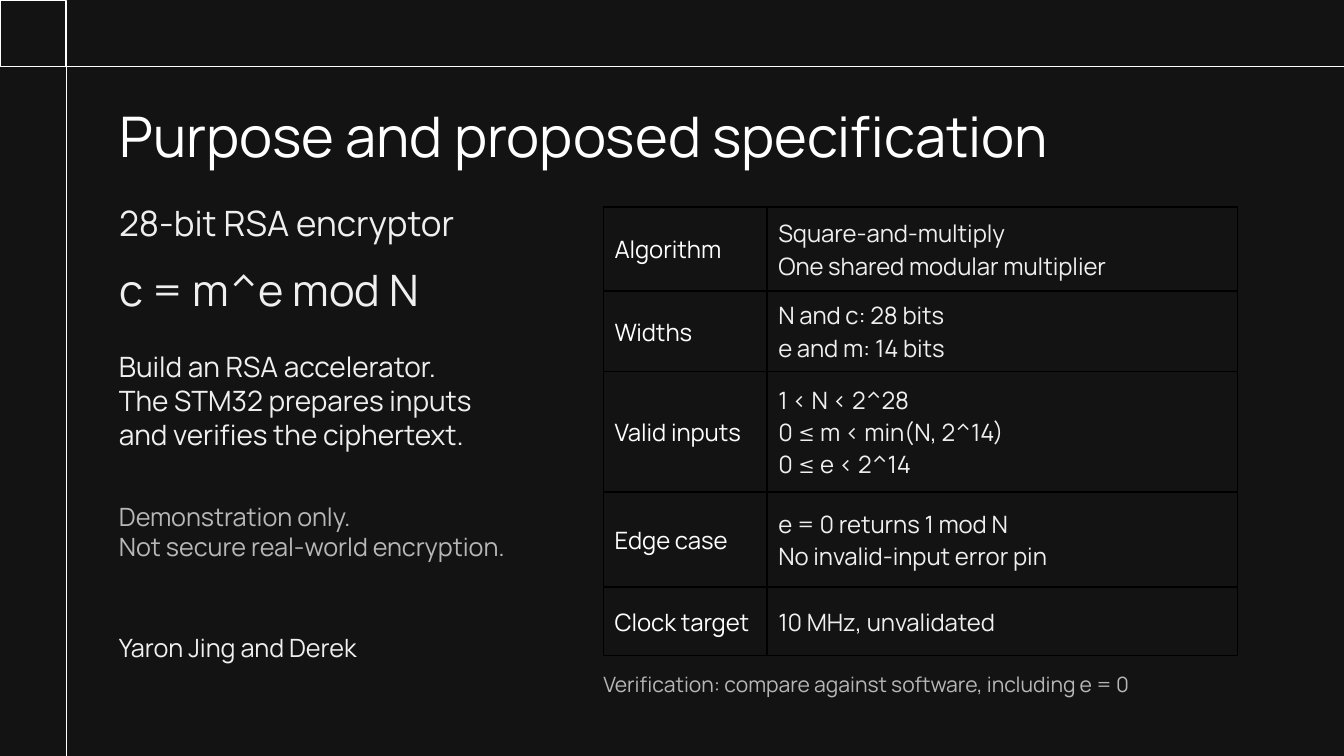
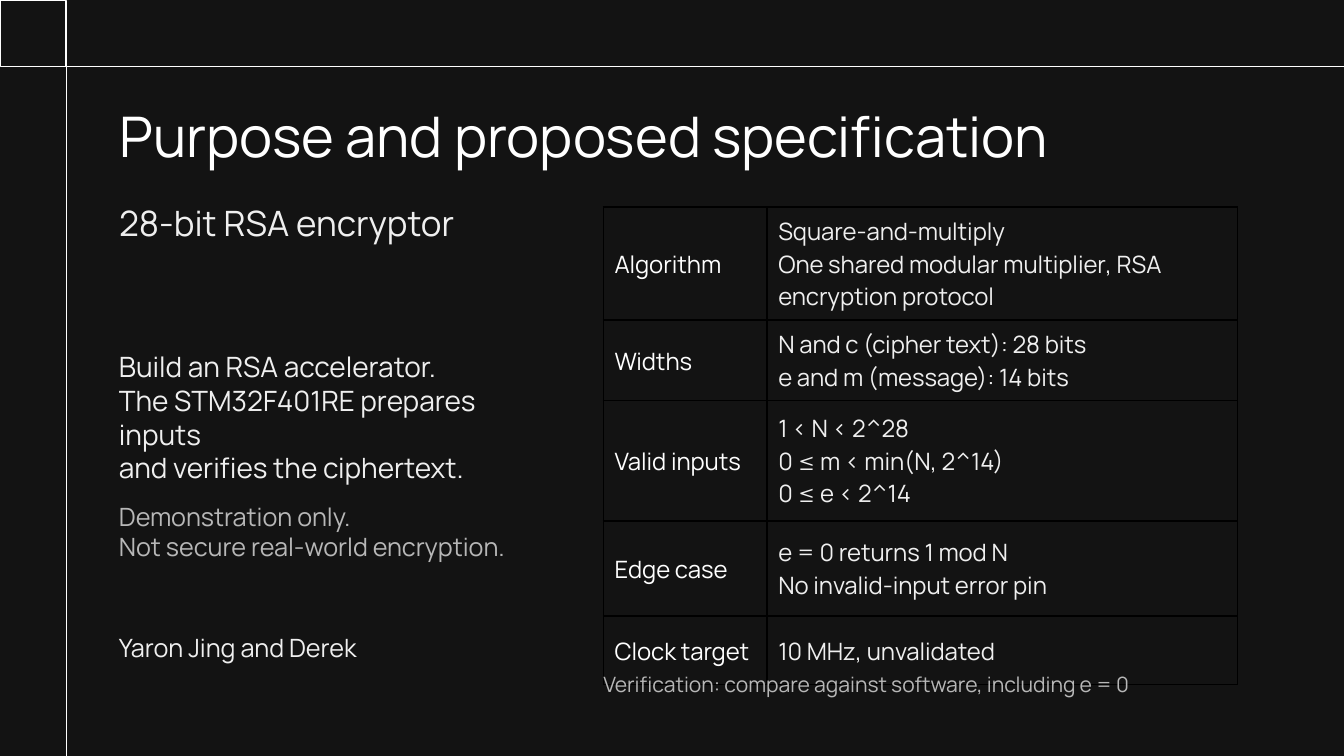
Before and after one commit to lacser/298A, a slide deck: slide 1 of docs/RSA_Encryptor_Proposal.pptx. Drawn at 1344x756 pixels with LibreOffice and Linux fonts; fonts in the diff are those of the drawing. Boxes give left, top, right and bottom in pixels: in the first picture for what was removed or moved away, otherwise in the second. Text is boxed around its words. In the diff, an @@ line names an element or a change of style, - is before the commit and + after.

```diff
--- a/docs/RSA_Encryptor_Proposal.pptx
+++ b/docs/RSA_Encryptor_Proposal.pptx
@@ table at [603, 207, 1238, 673] @@
-row 1, column 2: Square-and-multiply / One shared modular multiplier
+row 1, column 2: Square-and-multiply / One shared modular multiplier, RSA encryption protocol
-row 2, column 2: N and c: 28 bits / e and m: 14 bits
+row 2, column 2: N and c (cipher text): 28 bits / e and m (message): 14 bits
@@ text removed at [119, 274, 419, 307] @@
-c = m^e mod N
@@ text at [119, 390, 475, 452]: text changed @@
-The STM32 prepares inputs
+The STM32F401RE prepares inputs
```
Also in this commit, not shown: 2 other slides changed.
